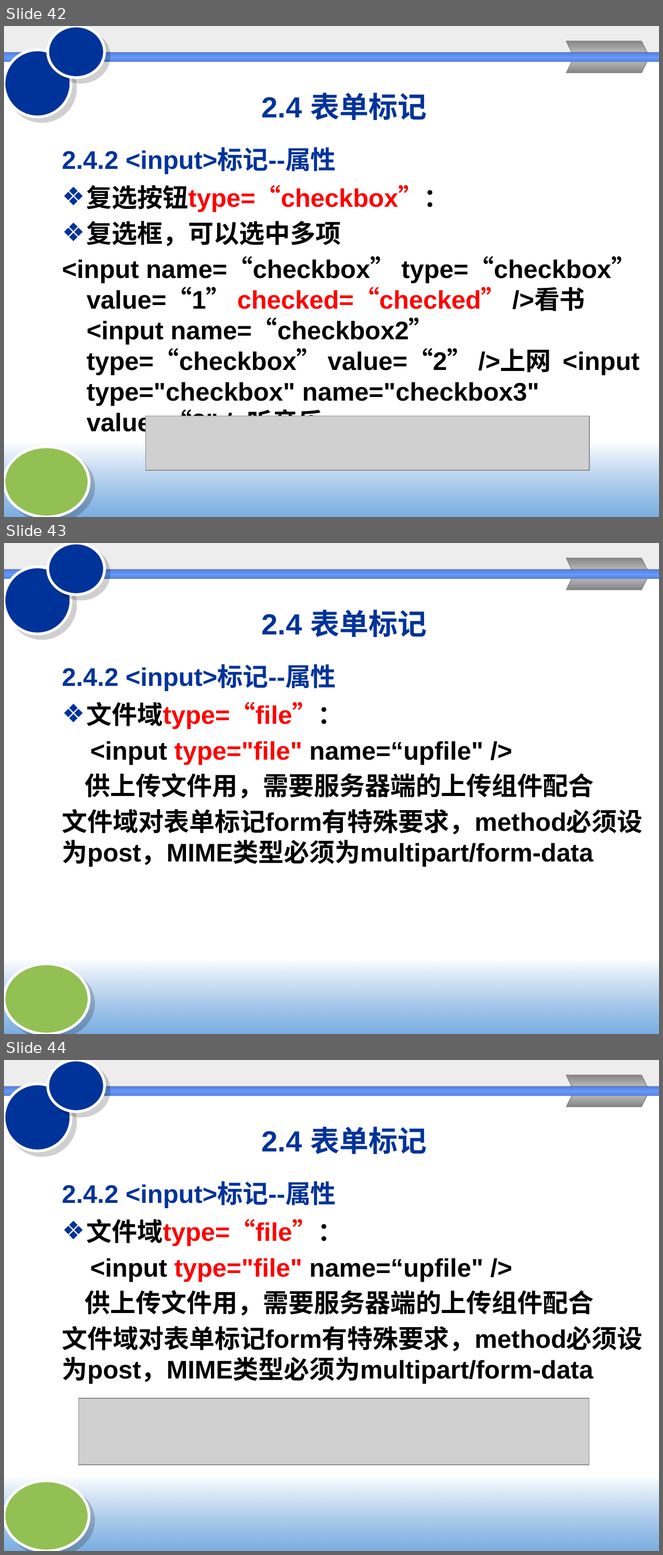
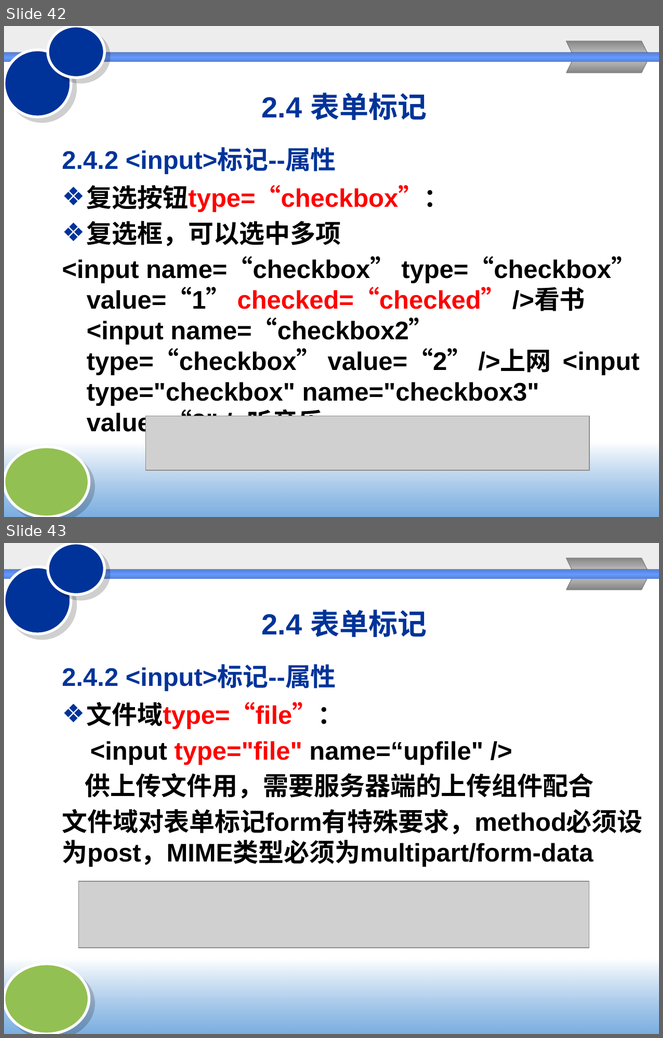
Before and after one commit to Chencao0928/Web-, a slide deck: chapter2/2HTML与CSS.pptx. Shown one above the other, each under a label of ours: slides 42, 43 and 44 before the commit, slides 42 and 43 after it. The pictures are 663x1555 and 663x1038 pixels, drawn with LibreOffice and Linux fonts; fonts in the diff are those of the drawing; grey boxes stand for pictures; background and template pictures are left out. Boxes give left, top, right and bottom in pixels: in the first picture for what was removed or moved away, otherwise in the second. Text is boxed around its words. In the diff, an @@ line names an element or a change of style, - is before the commit and + after.

```diff
--- a/chapter2/2HTML与CSS.pptx
+++ b/chapter2/2HTML与CSS.pptx
@@ slide 43 removed at (4,543,659,1034), background #FFFFFF; not listed: 9 template elements that a slide beside it also shows @@
@@ title removed at (262,610,427,637) @@
-2.4 表单标记
@@ text removed at (62,666,336,691) @@
-2.4.2 <input>标记--属性
@@ text removed at (62,702,643,867) @@
-❖ 文件域type=“file”：
-<input type="file" name=“upfile" />
-供上传文件用，需要服务器端的上传组件配合
-文件域对表单标记form有特殊要求，method必须设为post，MIME类型必须为multipart/form-data
@@ what was slide 44 is now slide 43 @@
```
Also in this commit, not shown: 4 slides changed.
